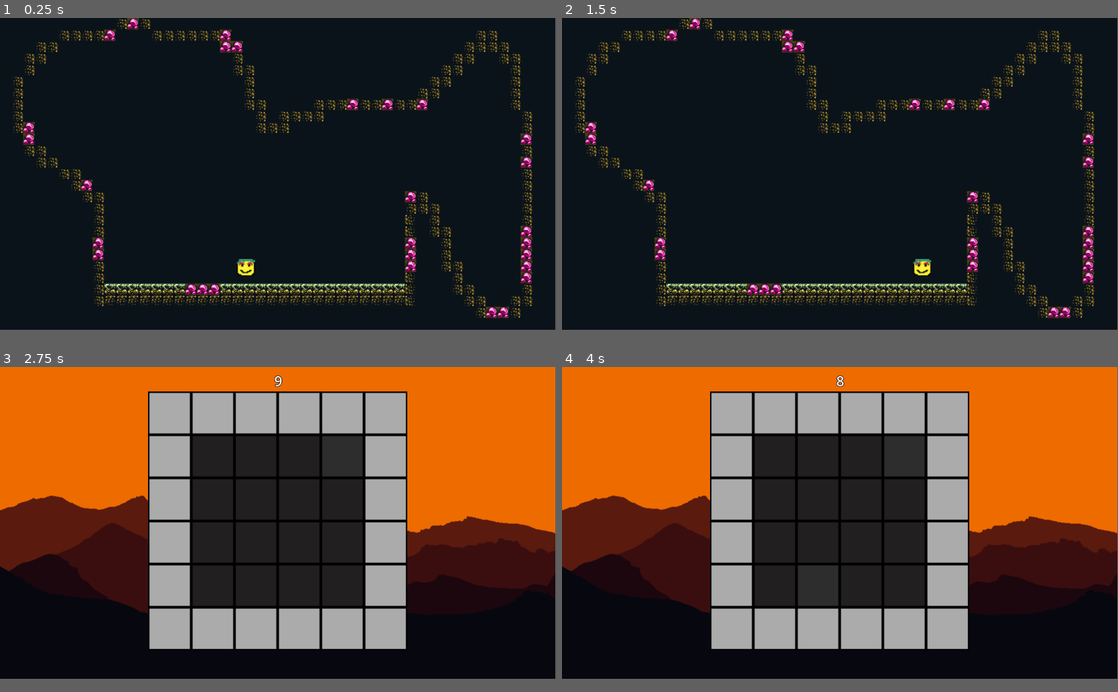
Above: before the commit, frames 1-4 (two rows, left to right).
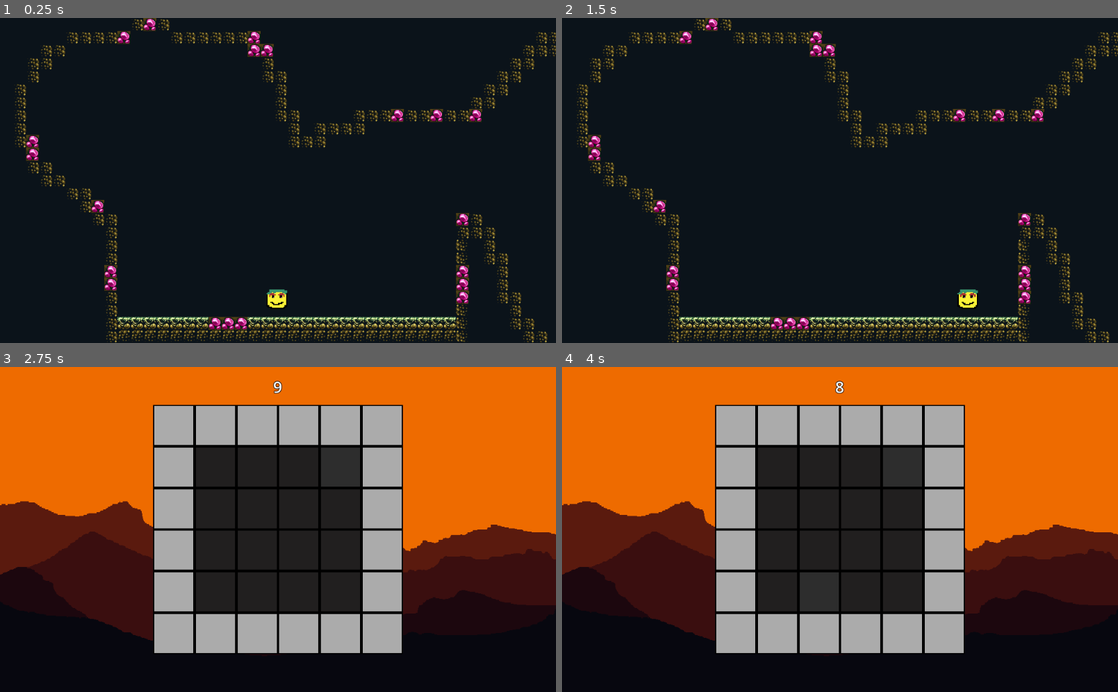
Above: after the commit, the same moments.

Repository: Ace238/Cave_Explorer
Game: Godot game, scene res://Cave_1/cave_1.tscn
The game is run twice, just before and just after one commit, with the same random seed, the same clock (stepped at 60 frames per second) and the same inputs.
Inputs (mouse positions are in pixels of both pictures, inside the frame that each line leads up to):
- Up to frame 1 (0.25 s): no input
- Up to frame 2 (1.5 s): tap Enter (ui_accept) at 0.5, 0.77 s; move the mouse to (962, 157) at 0.52 s; hold D (move_right) from 0.53 s (still down); tap F (End_Mini) at 0.6 s; click (962, 157) at 0.67 s; move the mouse to (728, 190) at 1.27 s; tap E (Interact) at 1.35 s
- Up to frame 3 (2.75 s): tap Enter (ui_accept) at 1.52 s; tap E (Interact) at 2 s; move the mouse to (333, 454) at 2.02 s; release D (move_right) at 2.03 s; hold A (move_left) from 2.03 s (still down); click (333, 454) at 2.1 s
- Up to frame 4 (4 s): tap Enter (ui_accept) at 2.75, 3.02, 3.5, 3.77 s; move the mouse to (812, 584) at 2.77 s; release A (move_left) at 2.78 s; hold D (move_right) from 2.78 s (still down); tap F (End_Mini) at 2.85 s; click (812, 584) at 2.92 s; move the mouse to (1006, 568) at 3.52 s; tap E (Interact) at 3.6 s
In our replay, the window is 799x449 before the commit and 800x468 after it. These sizes can differ from the game's own. Grey fills any space a smaller window leaves; there, only what the larger window draws over its background counts as a difference.

The runs differ from the first frame. In frame 1, 13% of the frame differs, in the area x 2-100%, y 0-100%; in frame 2, 13%; in frame 3, 17%; in frame 4, 17%, in the area x 0-100%, y 0-89%.

Commit message:
Updated Project Settings (Viewport and  Rendering)
Co-Authored-By: Ace238 <59496343+Ace238@users.noreply.github.com>

Diff:
--- a/Excavation Game/excavation_game.tscn
+++ b/Excavation Game/excavation_game.tscn
@@ -10,28 +10,28 @@
 outline_color = Color(0, 0, 0, 1)
 
 [node name="Excavation Game" type="Node2D"]
+position = Vector2(512, 300)
 script = ExtResource("1_rh2vo")
 
 [node name="wall_health" type="Label" parent="."]
-anchors_preset = 8
-anchor_left = 0.5
-anchor_top = 0.5
-anchor_right = 0.5
-anchor_bottom = 0.5
-offset_left = 560.0
-offset_top = 16.0
-offset_right = 596.0
-offset_bottom = 42.0
+anchors_preset = 15
+anchor_right = 1.0
+anchor_bottom = 1.0
+offset_left = -32.0
+offset_top = -284.0
+offset_right = 32.0
+offset_bottom = -241.0
 grow_horizontal = 2
 grow_vertical = 2
+size_flags_horizontal = 3
+size_flags_vertical = 2
 text = "TEST"
 label_settings = SubResource("LabelSettings_vku2x")
 horizontal_alignment = 1
 vertical_alignment = 1
 
 [node name="my_map" type="TileMap" parent="."]
-position = Vector2(576, 320)
-scale = Vector2(1.4, 1.4)
+scale = Vector2(1.2, 1.2)
 tile_set = ExtResource("2_pswh3")
 format = 2
 layer_0/name = "1 - Rock Layer"
@@ -53,5 +53,4 @@
 
 [node name="RedDuskBackground" type="Sprite2D" parent="."]
 z_index = -3
-position = Vector2(576, 320)
 texture = ExtResource("3_voerb")
--- a/project.godot
+++ b/project.godot
@@ -14,6 +14,12 @@
 run/main_scene="res://Cave_1/cave_1.tscn"
 config/features=PackedStringArray("4.0", "Forward Plus")
 config/icon="res://icon.svg"
+
+[display]
+
+window/size/viewport_width=1024
+window/size/viewport_height=600
+window/stretch/mode="viewport"
 
 [input]
 
@@ -56,3 +62,7 @@
 [layer_names]
 
 2d_physics/layer_2="Interactions"
+
+[rendering]
+
+textures/canvas_textures/default_texture_filter=0
